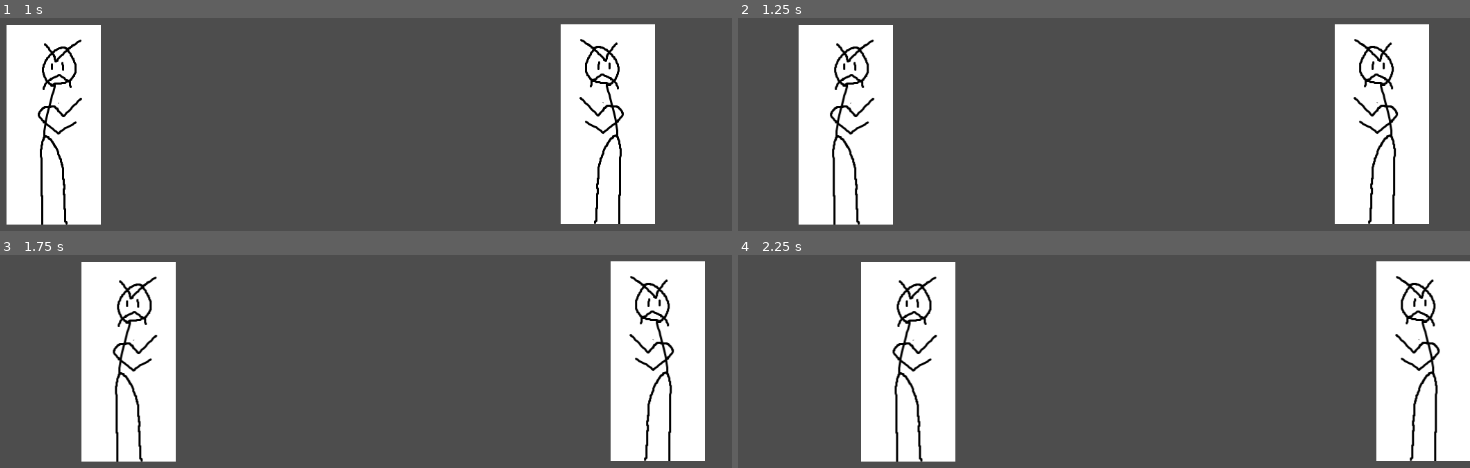
Above: before the commit, frames 1-4 (two rows, left to right).
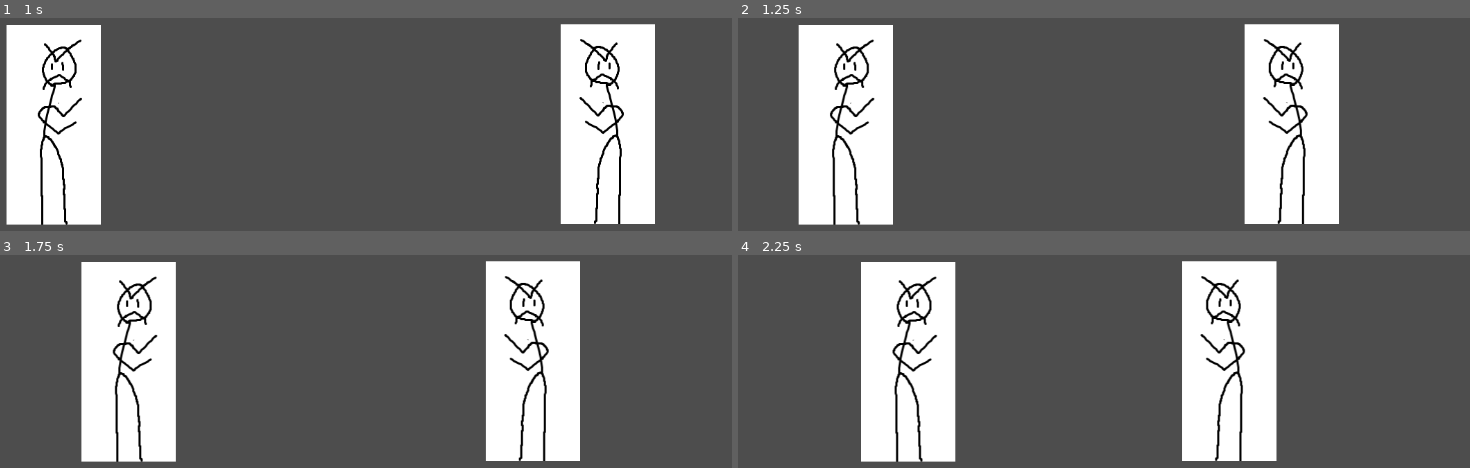
Above: after the commit, the same moments.

Repository: MichaelRatel/Fighting-Game-IEEE
Game: Godot game, scene res://main_scene.tscn
The game is run twice, just before and just after one commit, with the same random seed, the same clock (stepped at 60 frames per second) and the same inputs.
Inputs:
- Up to frame 1 (1 s): tap Enter at 0.5 s; hold D (player1_right) from 0.53 s (still down); hold U (player1_a) from 0.53 s (still down)
- Up to frame 2 (1.25 s): keep holding D (player1_right); keep holding U (player1_a)
- Up to frame 3 (1.75 s): release D (player1_right) at 1.28 s; release U (player1_a) at 1.28 s; hold S (player1_down) from 1.28 s (still down); tap I (player1_b) at 1.35 s
- Up to frame 4 (2.25 s): tap Space at 2 s; release S (player1_down) at 2.03 s; hold D (player1_right) from 2.03 s (still down); hold O (player1_c) from 2.03 s (still down)

Frame 1 is identical in both runs. In frame 2, 23% of the frame differs, in the area x 69-95%, y 2-97%; in frame 3, 24%, in the area x 66-97%, y 2-97%; in frame 4, 24%.

Commit message:
removed idle state's dependency on input stream, inputs are correct on both sides

Diff:
--- a/backwalk_state.gd
+++ b/backwalk_state.gd
@@ -2,11 +2,14 @@
 
 class_name BackwalkState
 
+var persistentState : Node2D
+
 var friction = 0.003
+
 
 func _physics_process(_delta):
 	persistent_state.player.velocity.x *= friction
-	if (!Input.is_anything_pressed()):
+	if (persistent_state.inputBuffer.slice(-1)[0].stickPosition == 5):
 		change_state.call("idle")
 
 # while we are moving forwards, set our velocity back to 0, then change to the walking state
--- a/input_handling.gd
+++ b/input_handling.gd
@@ -44,9 +44,6 @@
 	var buffer = persistentState.inputBuffer
 	if(buffer.front() == null):
 		return
-	if (currentDirection == persistentState.directions.LEFT):
-		for node in persistentState.inputBuffer:
-			node.inverseDirection()
 	# Now, we can check for every type of input here, and execute a state change based on priority
 	# if we find a super input first, we super, if not, we special, attack, move, etc.
 	# exact hierarchy is in the design doc in the discord
--- a/persistent_state.gd
+++ b/persistent_state.gd
@@ -107,7 +107,7 @@
 	direction *= -1
 
 func change_state(new_state_name):
-	print("change_state has been called with %s" % new_state_name)
+	print("%s :change_state has been called with %s" % [get_parent().to_string(), new_state_name])
 	if state != null:
 		state.queue_free()
 	if(state_factory.get_state(new_state_name) == null):
--- a/walk_state.gd
+++ b/walk_state.gd
@@ -6,7 +6,7 @@
 
 func _physics_process(_delta):
 	persistent_state.player.velocity.x *= friction
-	if (!Input.is_anything_pressed()):
+	if (persistent_state.inputBuffer.slice(-1)[0].stickPosition == 5):
 		change_state.call("idle")
 
 func move_forward():
